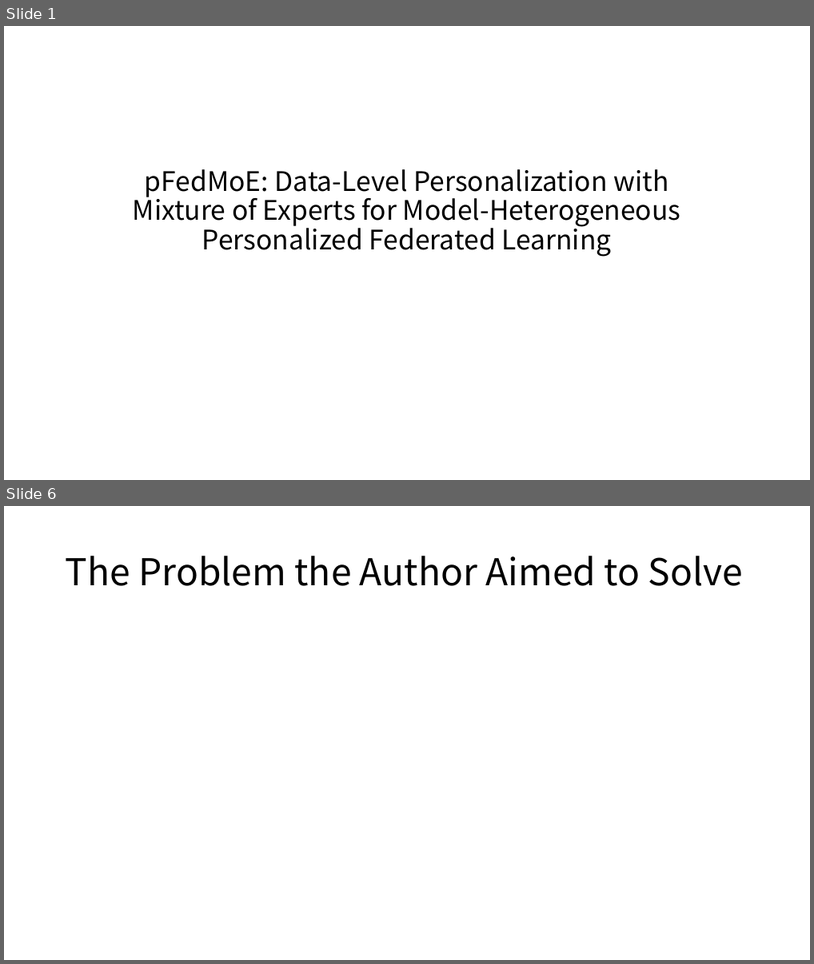
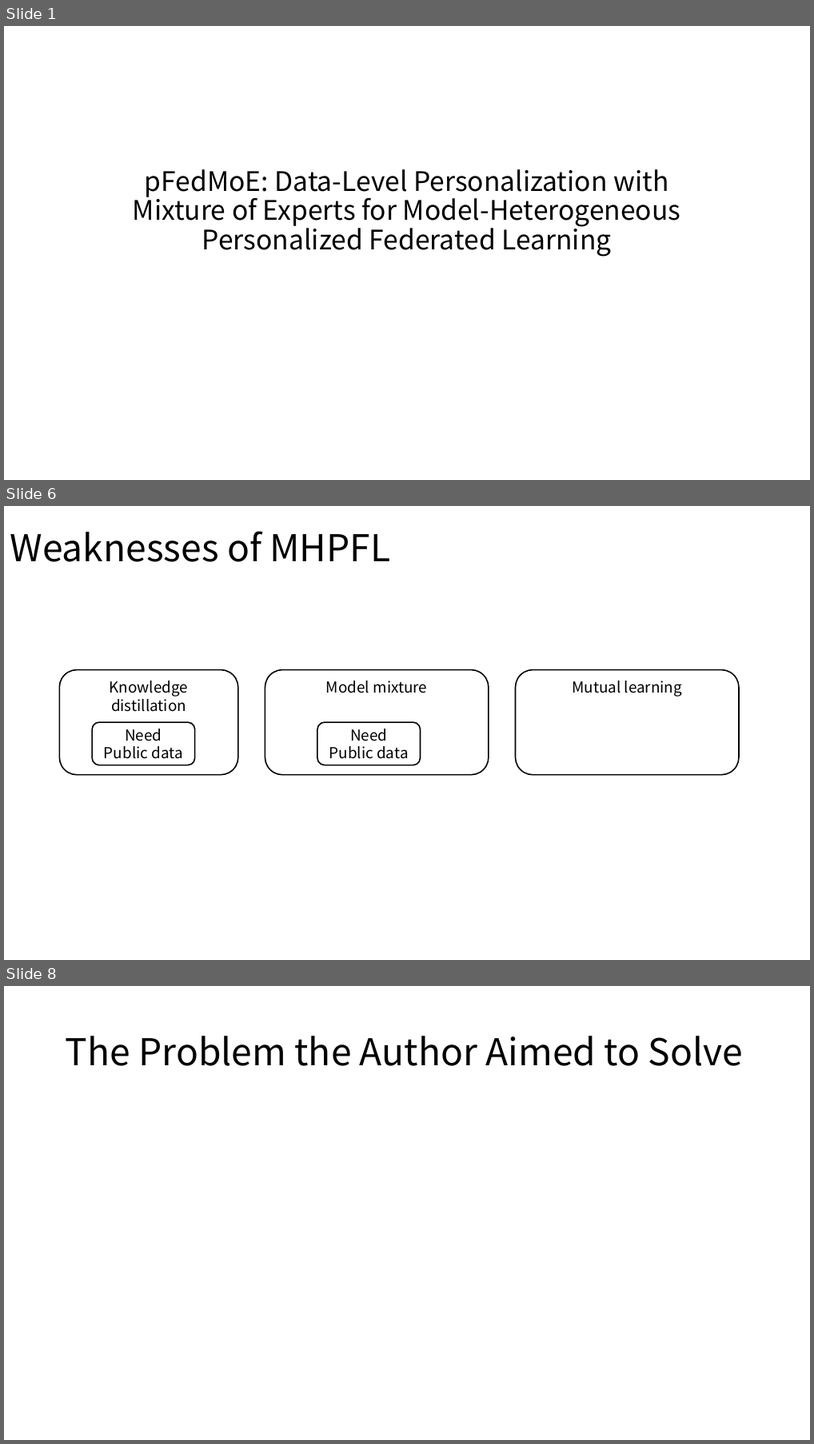
Before and after one commit to topaz11100/icon_semina, a slide deck: 0311/세미나발표.pptx. Shown one above the other, each under a label of ours: slides 1 and 6 before the commit, slides 1, 6 and 8 after it; the slides between them are not shown. The pictures are 814x964 and 814x1444 pixels, drawn with LibreOffice and Linux fonts; fonts in the diff are those of the drawing. Boxes give left, top, right and bottom in pixels: in the first picture for what was removed or moved away, otherwise in the second. Text is boxed around its words. In the diff, an @@ line names an element or a change of style, - is before the commit and + after.

```diff
--- a/0311/세미나발표.pptx
+++ b/0311/세미나발표.pptx
@@ slide 6 added at box(4, 506, 810, 960), background #FFFFFF @@
@@ title added at box(10, 531, 390, 562), 44 pt, text #000000 @@
+Weaknesses of MHPFL
@@ rounded rectangle added at box(60, 670, 238, 775), fill #FFFFFF, outline #000000 1.5 pt, 18 pt, text #000000 @@
+Knowledge distillation
@@ rounded rectangle added at box(266, 670, 489, 775), fill #FFFFFF, outline #000000 1.5 pt, 18 pt, text #000000 @@
+Model mixture
@@ rounded rectangle added at box(516, 670, 740, 775), fill #FFFFFF, outline #000000 1.5 pt, 18 pt, text #000000 @@
+Mutual learning
@@ rounded rectangle added at box(92, 722, 195, 765), fill #FFFFFF, outline #000000 1.5 pt, 18 pt, text #000000 @@
+Need
+Public data
@@ rounded rectangle added at box(318, 722, 421, 765), fill #FFFFFF, outline #000000 1.5 pt, 18 pt, text #000000 @@
+Need
+Public data
@@ what was slide 6 is now slide 8 @@
```
Also in this commit, not shown: 8 slides changed, 8 other slides added, 3 slides removed.
